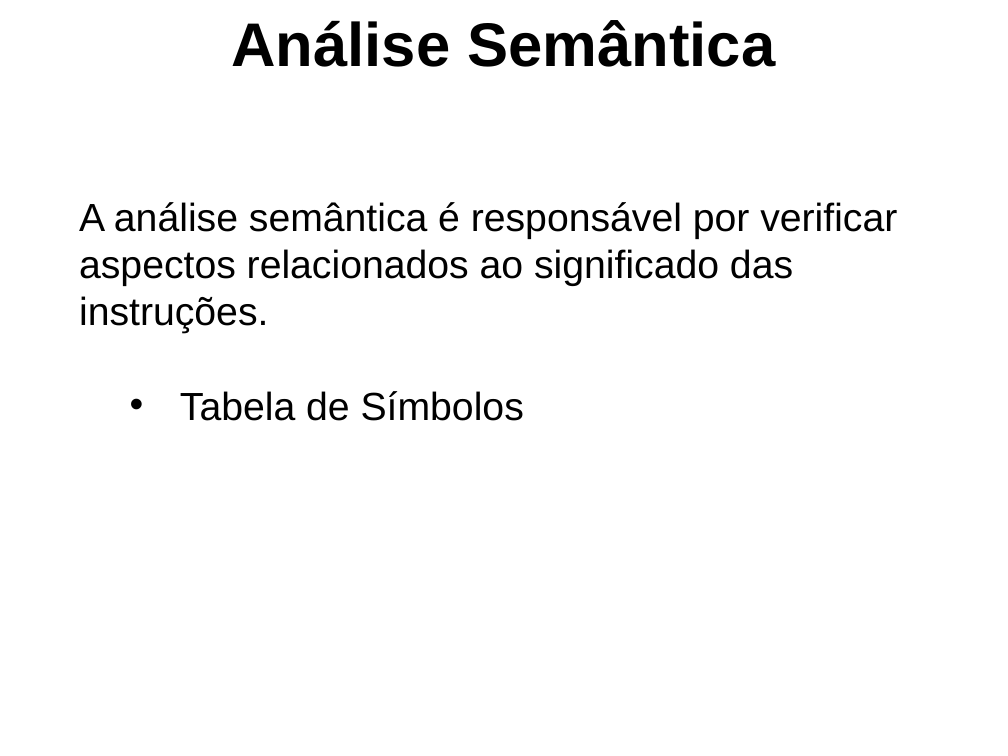
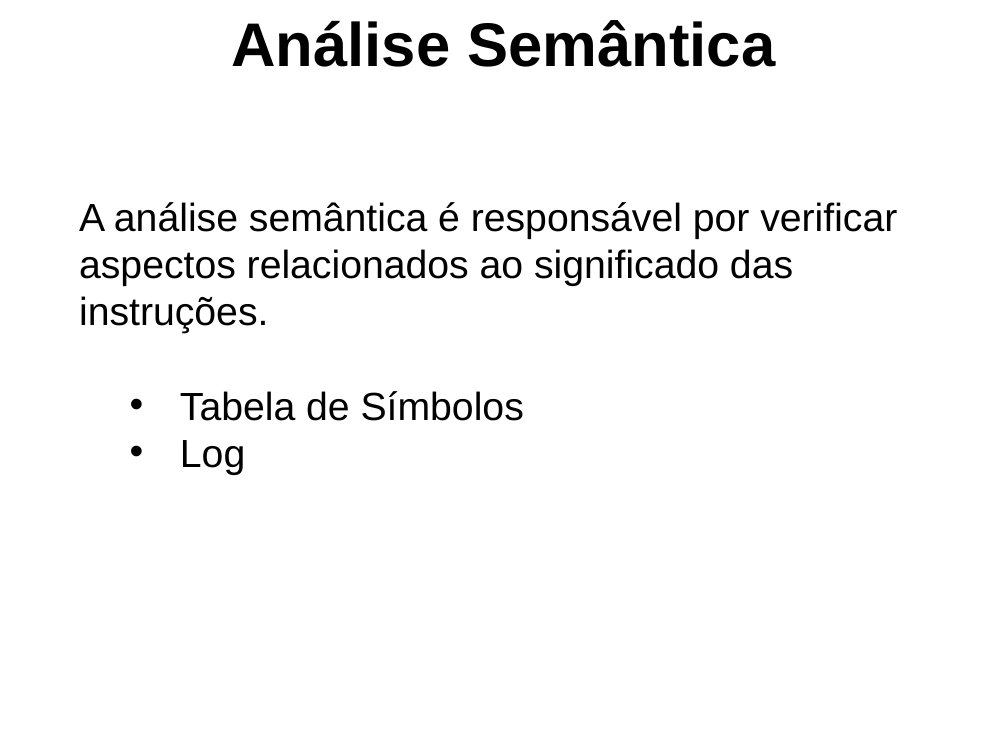
Before and after one commit to GabrielPRDF/TCC_Interpretador, a slide deck: slide 16 of Documentos/ApresentacaoTCC.ppt. Drawn at 1008x756 pixels with LibreOffice and Linux fonts; fonts in the diff are those of the drawing; background and template pictures are left out. Boxes give left, top, right and bottom in pixels: in the first picture for what was removed or moved away, otherwise in the second. Text is boxed around its words. In the diff, an @@ line names an element or a change of style, - is before the commit and + after.

```diff
--- a/Documentos/ApresentacaoTCC.ppt
+++ b/Documentos/ApresentacaoTCC.ppt
@@ text at (180,440,245,475): paragraph added @@
+  • Log
```
Also in this commit, not shown: 1 slide added, 5 other files.
